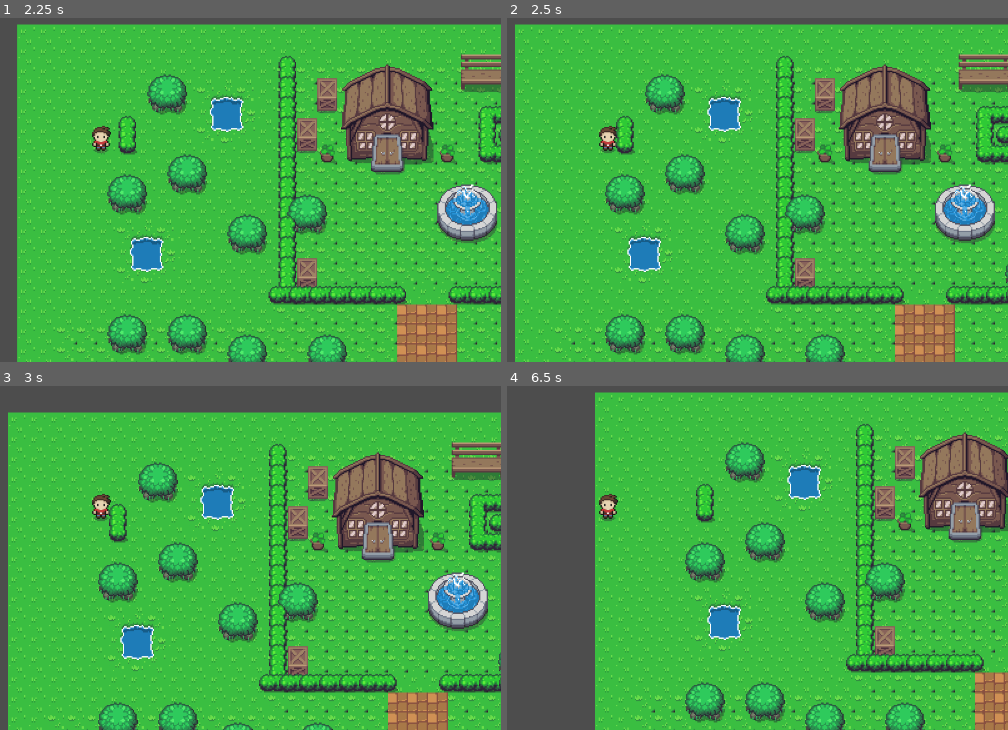
Above: before the commit, frames 1-4 (two rows, left to right).
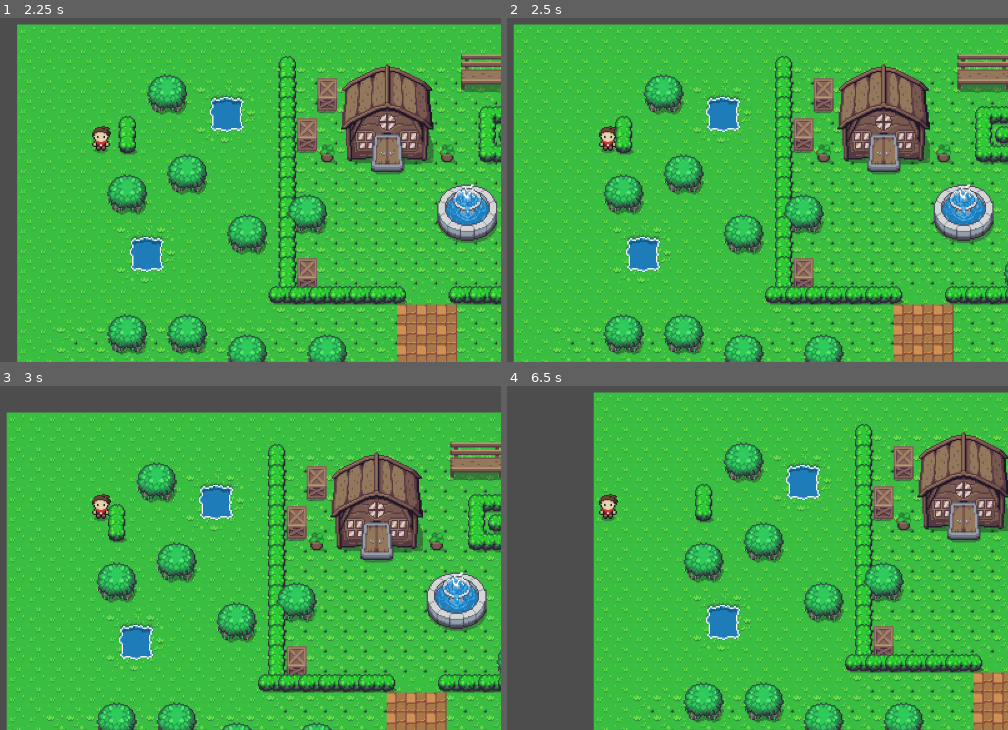
Above: after the commit, the same moments.

Repository: shokorev25/zeldich
Game: Godot game, scene res://scenes/resourses/world.tscn
Same seed, same stepped clock (60 frames per second), same inputs: the game is played once before the commit and once after it.
Inputs:
- Up to frame 1 (2.25 s): tap Enter at 0.5 s; hold Right (ui_right) 0.53-1.28 s; hold Down (ui_down) 1.28-2.03 s; hold Right (ui_right) from 2.03 s (still down)
- Up to frame 2 (2.5 s): keep holding Right (ui_right)
- Up to frame 3 (3 s): tap Space at 2.75 s; release Right (ui_right) at 2.78 s; hold Up (ui_up) from 2.78 s (still down)
- Up to frame 4 (6.5 s): release Up (ui_up) at 3.53 s; hold Left (ui_left) 3.53-5.03 s; hold Down (ui_down) 5.03-5.78 s; hold Right (ui_right) from 5.78 s (still down)

Frame 1 is identical in both runs. In frame 2, 20% of the frame differs, in the area x 1-100%, y 1-100%; in frame 3, 18%; in frame 4, 16%.

Commit message:
player collision shape fixed

Diff:
--- a/scenes/player.tscn
+++ b/scenes/player.tscn
@@ -4,8 +4,8 @@
 [ext_resource type="Texture2D" uid="uid://dnjmv02fed0p7" path="res://asset/character.png" id="2_qhqgy"]
 
 [sub_resource type="CapsuleShape2D" id="CapsuleShape2D_g2els"]
-radius = 6.0
-height = 18.0
+radius = 2.0
+height = 10.0
 
 [node name="Player" type="CharacterBody2D"]
 script = ExtResource("1_g2els")
@@ -17,10 +17,12 @@
 region_enabled = true
 region_rect = Rect2(0, 0, 16, 30)
 
-[node name="CollisionShape2D" type="CollisionShape2D" parent="."]
-y_sort_enabled = true
-position = Vector2(0, 1)
-shape = SubResource("CapsuleShape2D_g2els")
-
 [node name="Camera2D" type="Camera2D" parent="."]
 zoom = Vector2(2, 2)
+
+[node name="CollisionShape2D" type="CollisionShape2D" parent="."]
+z_index = 2
+y_sort_enabled = true
+position = Vector2(0, 9)
+rotation = 1.5707964
+shape = SubResource("CapsuleShape2D_g2els")
